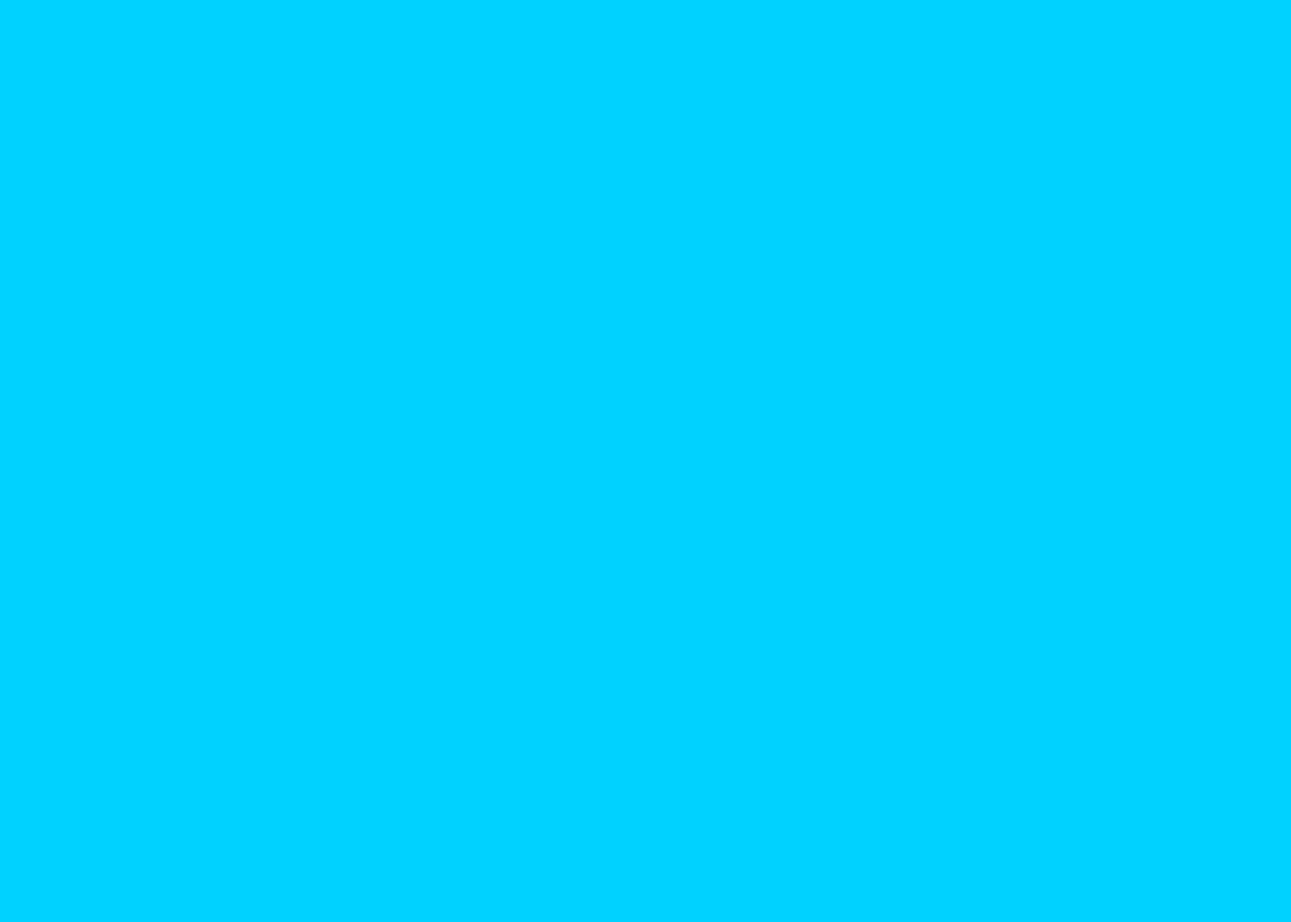
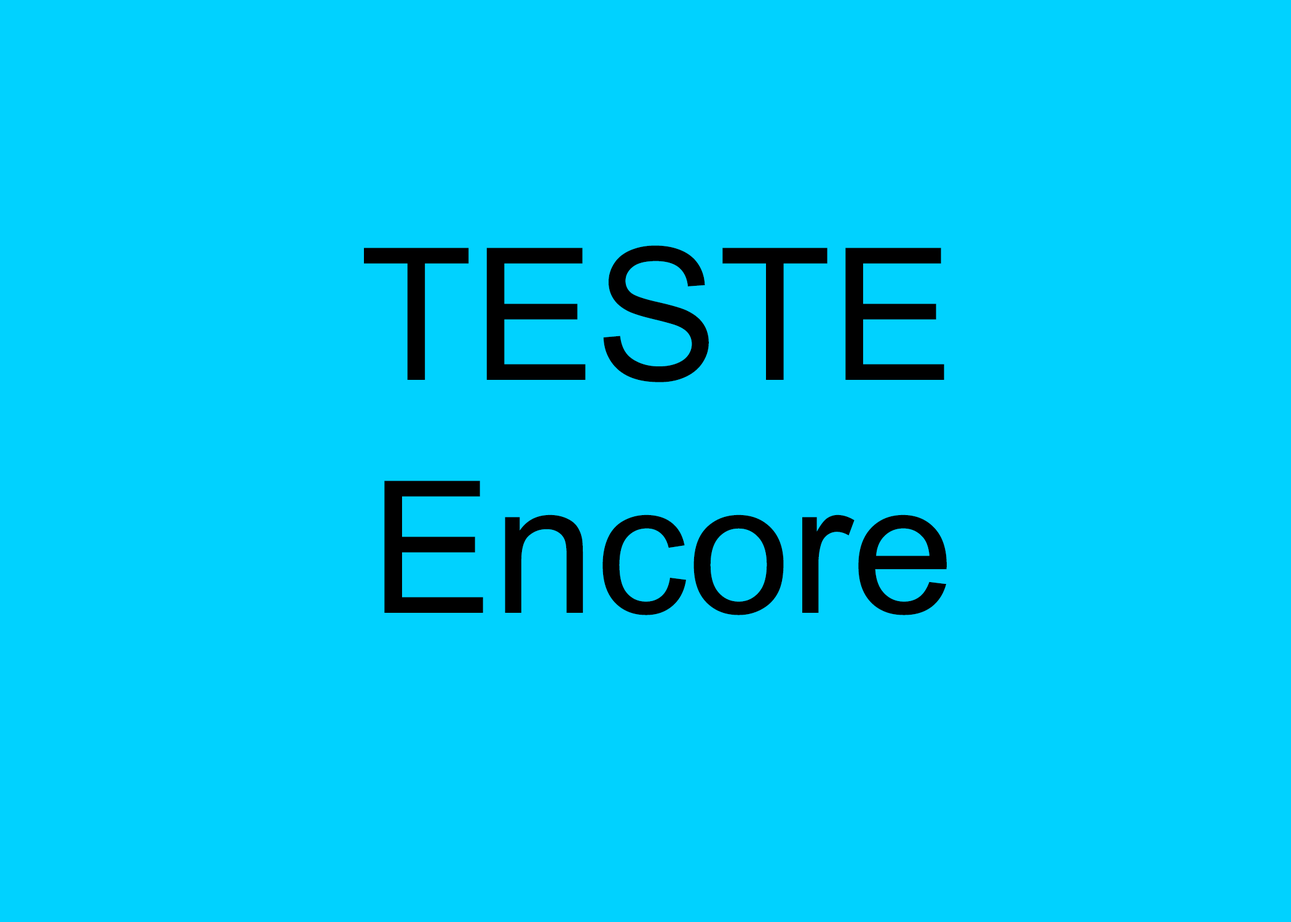
Layered file, before and after one edit (1291x922). Changes by layer:
added layer "Encore" above "Calque 1" over (384, 480, 948, 616)
added layer "TESTE" above "Fond 1" over (364, 245, 945, 383)
